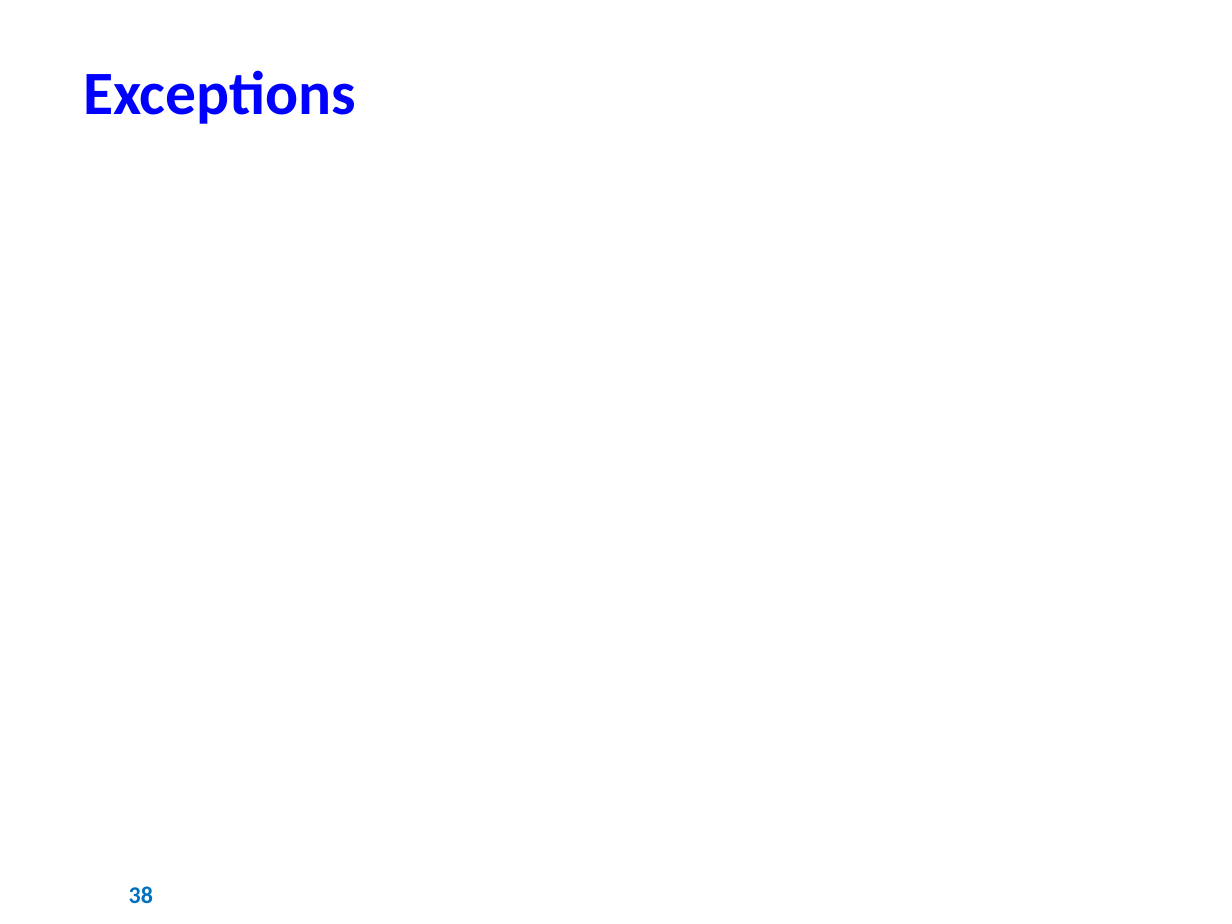
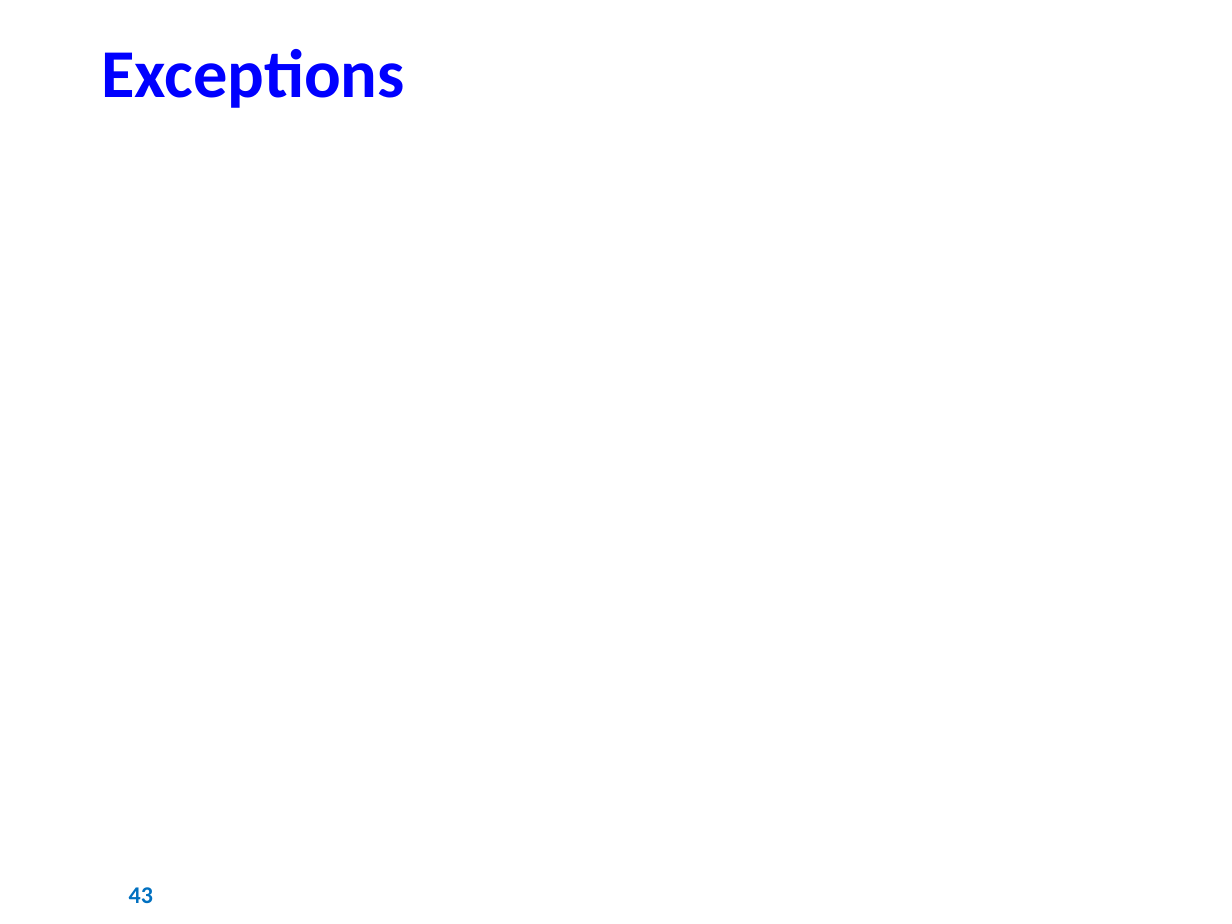
Before and after one commit to AJKFreitas/collections-learning, a slide deck: slide 43 of Estudos - Collections Framework.pptx (slide 38 before the commit). Drawn at 1232x924 pixels with LibreOffice and Linux fonts; fonts in the diff are those of the drawing; background and template pictures are left out. Boxes give left, top, right and bottom in pixels: in the first picture for what was removed or moved away, otherwise in the second. Text is boxed around its words. In the diff, an @@ line names an element or a change of style, - is before the commit and + after.

```diff
--- a/Estudos - Collections Framework.pptx
+++ b/Estudos - Collections Framework.pptx
@@ text "Exceptions": place and size @@
-text "Exceptions" at <box>83,70,356,124</box>
+text "Exceptions" at <box>102,49,405,108</box>
@@ text "Exceptions" at <box>102,49,405,108</box>: size 36 to 40 pt @@
@@ page number at <box>129,887,153,903</box>: text changed @@
-38
+43
```
Also in this commit, not shown: 29 other slides changed, 8 slides added, 3 slides removed, 1 other file.
